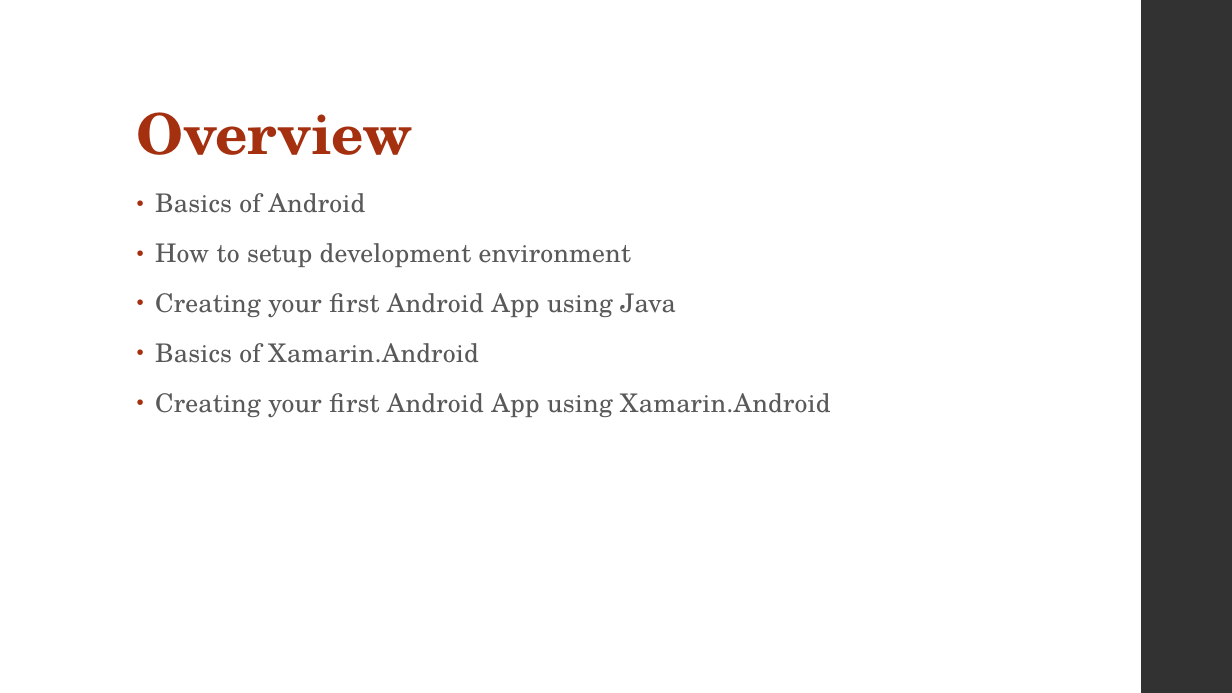
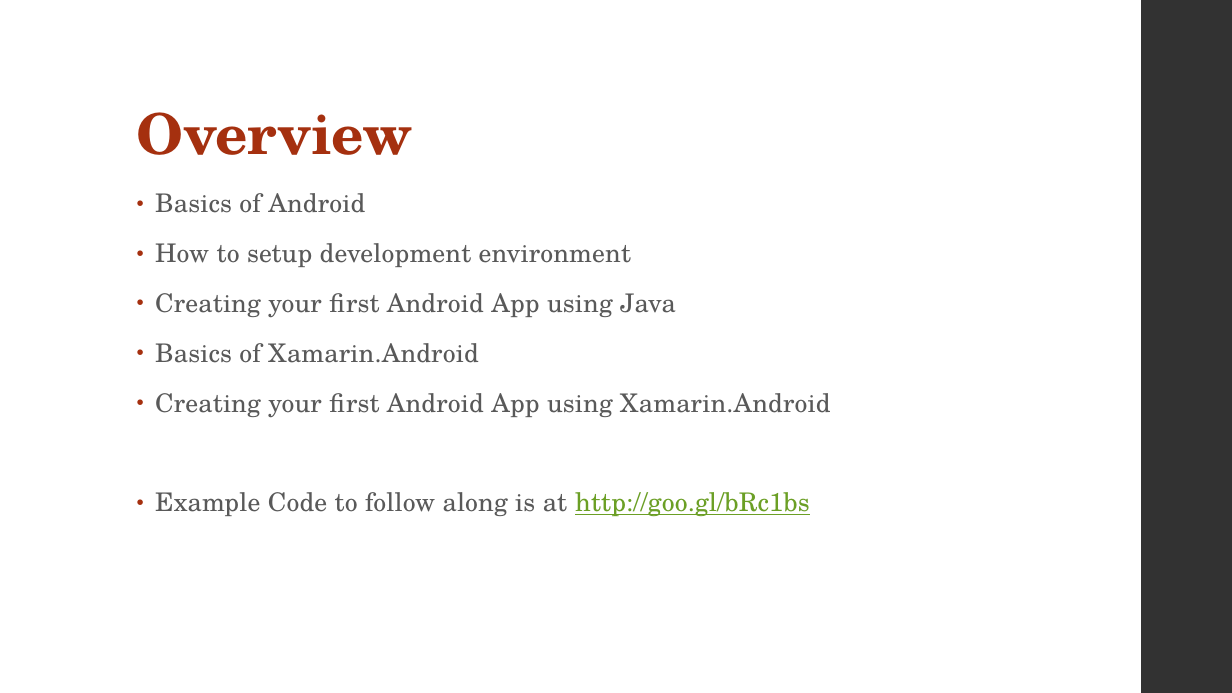
Before and after one commit to benjaminRomano/AndroidPresentationExamples, a slide deck: slide 2 of Intro to Android App Development.pptx. Drawn at 1232x693 pixels with LibreOffice and Linux fonts; fonts in the diff are those of the drawing. Boxes give left, top, right and bottom in pixels: in the first picture for what was removed or moved away, otherwise in the second. Text is boxed around its words. In the diff, an @@ line names an element or a change of style, - is before the commit and + after.

```diff
--- a/Intro to Android App Development.pptx
+++ b/Intro to Android App Development.pptx
@@ text at [155, 492, 810, 517]: paragraph added @@
+• Example Code to follow along is at http://goo.gl/bRc1bs
```
Also in this commit, not shown: 1 other slide changed.
